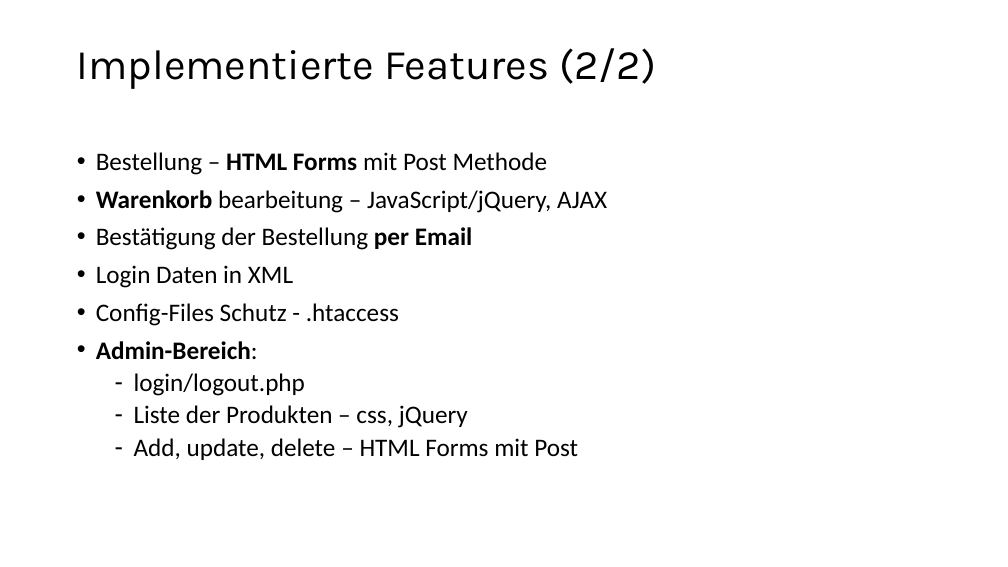
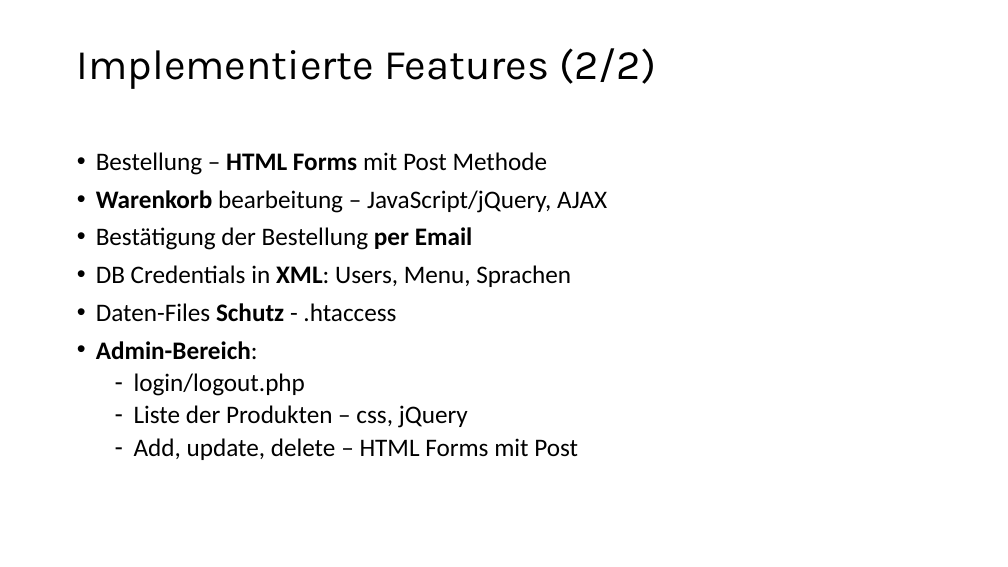
Before and after one commit to nanadouk/webshop, a slide deck: slide 3 of Presentation/presentation.pptx. Drawn at 1008x567 pixels with LibreOffice and Linux fonts; fonts in the diff are those of the drawing. Boxes give left, top, right and bottom in pixels: in the first picture for what was removed or moved away, otherwise in the second. Text is boxed around its words. In the diff, an @@ line names an element or a change of style, - is before the commit and + after.

```diff
--- a/Presentation/presentation.pptx
+++ b/Presentation/presentation.pptx
@@ text at (96, 265, 571, 322): text changed @@
-• Login Daten in XML
-• Config-Files Schutz - .htaccess
+• DB Credentials in XML: Users, Menu, Sprachen
+• Daten-Files Schutz - .htaccess
```
Also in this commit, not shown: 1 other slide changed, 11 other files.
